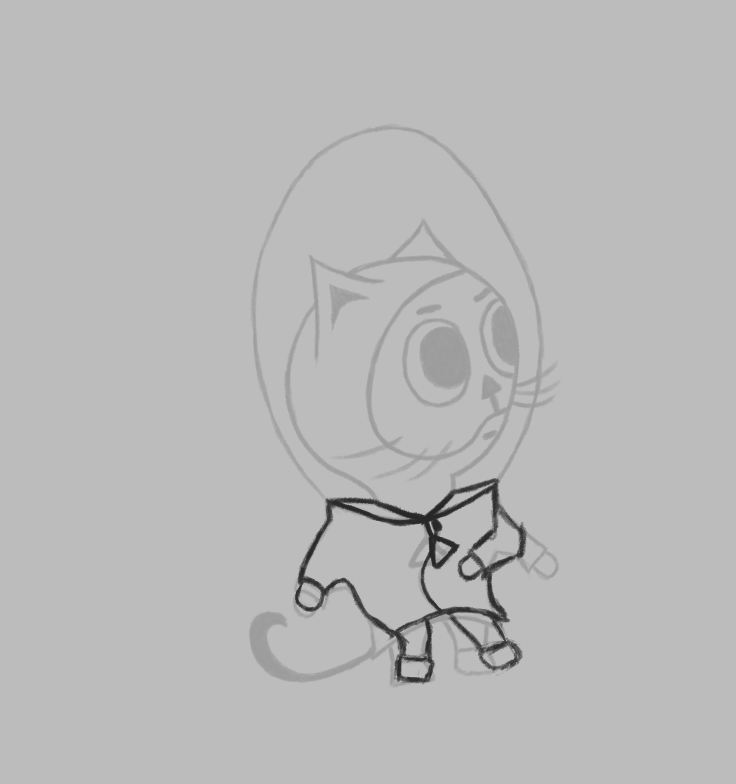
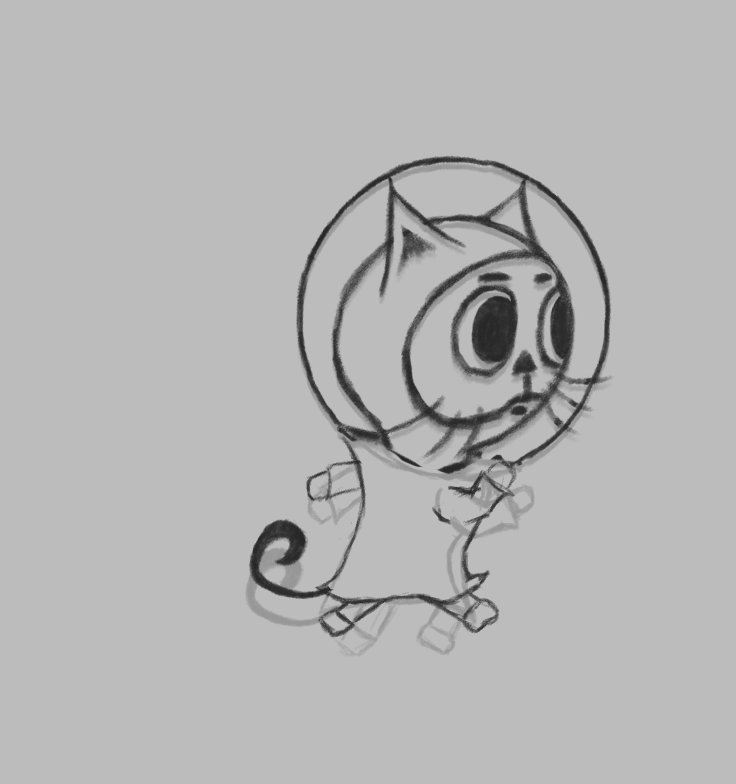
Revision of a layered 736×784 image; what changed, layer by layer:
moved "Layer 20" into group "Stopping", painted on it over [245, 223, 574, 688]
added group "Group 4" with 2 layers above "Group 3" over [248, 124, 614, 639]
added layer "Idle copy 4" in group "Group 4" over [248, 124, 614, 615]
added layer "Layer 29" in group "Group 4" over [305, 436, 525, 639]
added group "Group 3" (26%) with 3 layers above "Idle copy 2" over [245, 131, 614, 659]
added layer "Layer 28" in group "Group 3" over [307, 433, 535, 659]
added layer "Idle copy 3" in group "Group 3" over [245, 131, 614, 628]
hid "Idle copy 2", opacity 21% → 100%, painted on it over [245, 123, 614, 688]
